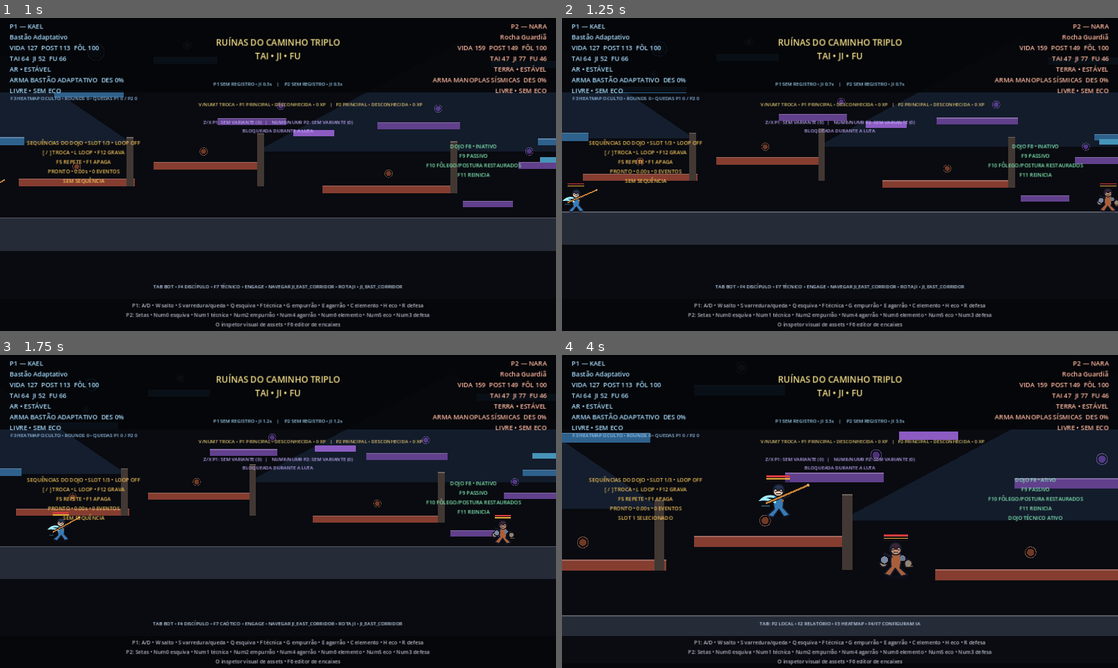
Above: before the commit, frames 1-4 (two rows, left to right).
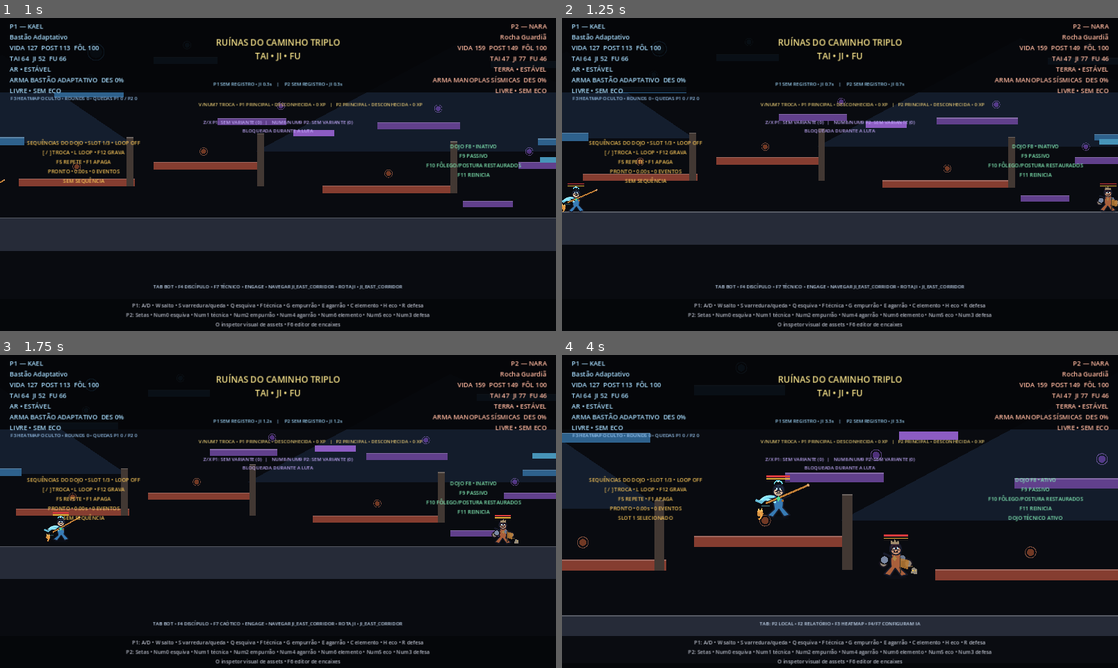
Above: after the commit, the same moments.

Repository: Tehkne-Solutions/taijifu-masters
Game: Godot game, scene res://scenes/main.tscn
Two runs of this game, one before a commit and one after it. Both use one fixed random seed, a clock stepped at 60 frames per second and the inputs below.
Inputs:
- Up to frame 1 (1 s): tap Enter (start_match) at 0.5 s; hold D (p1_right) from 0.53 s (still down); tap K (clear_variant_comparison) at 0.6 s; tap W (p1_jump) at 0.77 s
- Up to frame 2 (1.25 s): keep holding D (p1_right)
- Up to frame 3 (1.75 s): keep holding D (p1_right); tap F7 (cycle_bot_personality) at 1.35 s; tap W (p1_jump) at 1.52 s
- Up to frame 4 (4 s): release D (p1_right) at 2.03 s; hold A (p1_left) 2.03-2.78 s; tap ] (dojo_next_slot) at 2.1 s; hold D (p1_right) from 2.78 s (still down); tap [ (dojo_previous_slot) at 2.85 s; tap W (p1_jump) at 3.02, 3.77 s; tap F8 (dojo_toggle) at 3.6 s

Frame 1 is identical in both runs. In frame 2, less than 0.1% of the frame differs, in the area x 0-100%, y 53-62%; in frame 3, less than 0.1%; in frame 4, 0.2%, in the area x 34-64%, y 40-70%.

Commit message:
feat(scene): integrar sockets expressões e poses finais ao lutador

Diff:
--- a/scenes/fighter/fighter.tscn
+++ b/scenes/fighter/fighter.tscn
@@ -6,6 +6,9 @@
 [ext_resource type="Script" path="res://scripts/visual/provisional_sprite_presenter.gd" id="4_sprite"]
 [ext_resource type="Script" path="res://scripts/visual/regional_hit_flash.gd" id="5_hit_flash"]
 [ext_resource type="Script" path="res://scripts/visual/weapon_trail_runtime.gd" id="6_trail"]
+[ext_resource type="Script" path="res://scripts/visual/fighter_outcome_runtime.gd" id="7_outcome"]
+[ext_resource type="Script" path="res://scripts/visual/cosmetic_socket_presenter.gd" id="8_cosmetics"]
+[ext_resource type="Script" path="res://scripts/visual/fighter_expression_overlay.gd" id="9_expression"]
 
 [sub_resource type="CapsuleShape2D" id="CapsuleShape_fighter"]
 radius = 16.0
@@ -32,6 +35,9 @@
 floor_snap_length = 8.0
 script = ExtResource("1_fighter")
 
+[node name="OutcomeRuntime" type="Node" parent="."]
+script = ExtResource("7_outcome")
+
 [node name="SpritePresenter" type="Node2D" parent="."]
 script = ExtResource("4_sprite")
 
@@ -40,6 +46,12 @@
 
 [node name="VisualOverlay" type="Node2D" parent="."]
 script = ExtResource("3_visual")
+
+[node name="CosmeticSockets" type="Node2D" parent="."]
+script = ExtResource("8_cosmetics")
+
+[node name="ExpressionOverlay" type="Node2D" parent="."]
+script = ExtResource("9_expression")
 
 [node name="RegionalHitFlash" type="Node2D" parent="."]
 script = ExtResource("5_hit_flash")
Not shown: 1 places in scenes/fighter/fighter.tscn that only renumber resources
